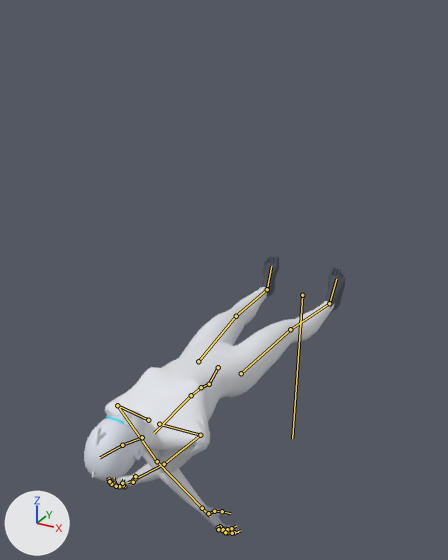
The glTF model art/chars/dispatcher.glb, before and after one commit.
Both versions are drawn from a 50 mm camera at (1.15, -3.02, 1.5) aimed at (-0.05, -0.84, 0.41). Every picture has the same lights, and +X, +Y and +Z are marked at lower left. The older version comes first. Both versions are drawn at frame 13 of the action 'die'; the numbers are the values there. The bones that change, and the others that lie on the model, are drawn over the model as lines.

Objects in the first picture: 'arms', 'body', 'head'.
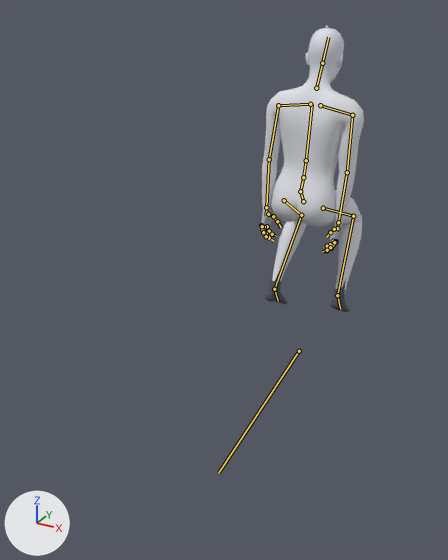
The edits, one by one:
Bone 'Root' (bone_root) moves from (0.0, 0.0, 0.0) to (0.0, 0.0, -0.368).
Bone 'Root' (bone_root) turns from (-88, 0, 0) to (-11, -2, 0) degrees about its own x, y and z.
Bone 'spine_01' (bone_spine_01) turns from (0, 0, 0) to (17, 0, 0) degrees about its own x, y and z.
Bone 'upperarm_l' (bone_upperarm_l) turns from (-121, -25, 15) to (-1, 1, -37) degrees about its own x, y and z.
Bone 'lowerarm_l' (bone_lowerarm_l) turns from (-43, -3, -7) to (-37, -2, -5) degrees about its own x, y and z.
Bone 'upperarm_r' (bone_upperarm_r) turns from (-121, 25, -15) to (-1, -2, 39) degrees about its own x, y and z.
Bone 'lowerarm_r' (bone_lowerarm_r) turns from (-43, 3, 7) to (-37, 2, 5) degrees about its own x, y and z.
Bone 'thigh_l' (bone_thigh_l) turns from (0, 0, 0) to (-43, 3, 21) degrees about its own x, y and z.
Bone 'calf_l' (bone_calf_l) turns from (0, 0, 0) to (85, 5, 4) degrees about its own x, y and z.
Bone 'thigh_r' (bone_thigh_r) turns from (0, 0, 0) to (-49, -5, -24) degrees about its own x, y and z.
Bone 'calf_r' (bone_calf_r) turns from (0, 0, 0) to (95, -6, -5) degrees about its own x, y and z.

Boxes (x1, y1, x2, y2) around the edits, measured in the pictures (448 x 560 px):
'body', posed (59% narrower, 17% taller): before (108, 255, 345, 451); after (265, 83, 362, 312)
'arms', posed (24% narrower, 20% taller): before (105, 398, 241, 534); after (261, 89, 364, 253)
'head', posed (46% narrower): before (84, 410, 175, 481); after (295, 26, 344, 93)
bone 'Root', root to tip: before (302, 295) to (292, 438); after (299, 351) to (218, 473)
bone 'spine_01', root to tip: before (209, 384) to (201, 387); after (300, 191) to (303, 177)
bone 'upperarm_l', root to tip: before (117, 405) to (157, 461); after (278, 105) to (269, 159)
bone 'lowerarm_l', root to tip: before (157, 461) to (202, 508); after (269, 159) to (266, 207)
bone 'upperarm_r', root to tip: before (200, 435) to (164, 464); after (352, 115) to (347, 172)
bone 'lowerarm_r', root to tip: before (164, 464) to (133, 480); after (347, 172) to (338, 222)
bone 'thigh_l', root to tip: before (198, 361) to (236, 316); after (284, 200) to (301, 215)
bone 'calf_l', root to tip: before (236, 316) to (267, 289); after (301, 215) to (274, 289)
bone 'thigh_r', root to tip: before (241, 373) to (290, 329); after (323, 208) to (353, 216)
bone 'calf_r', root to tip: before (290, 329) to (329, 303); after (353, 216) to (337, 295)
